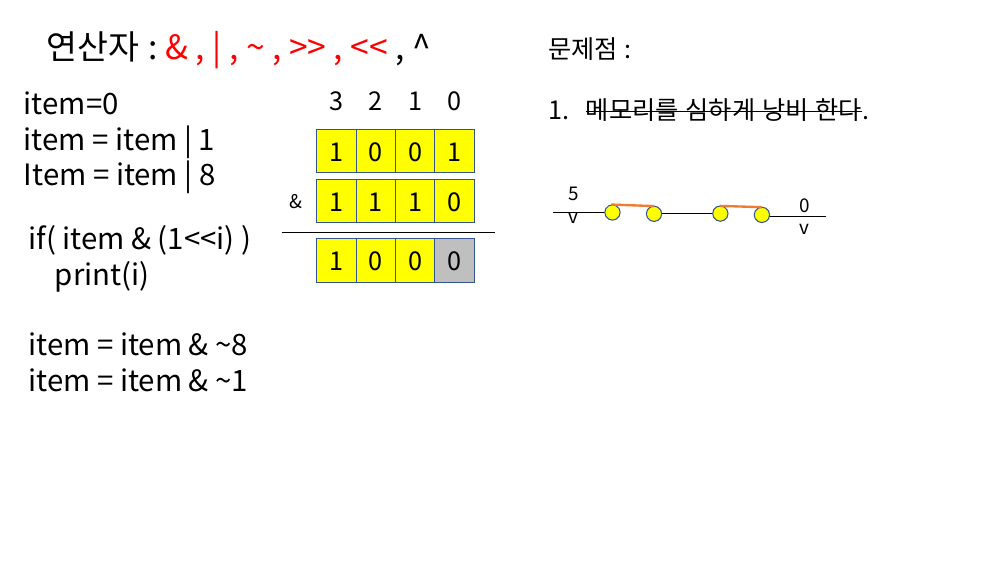
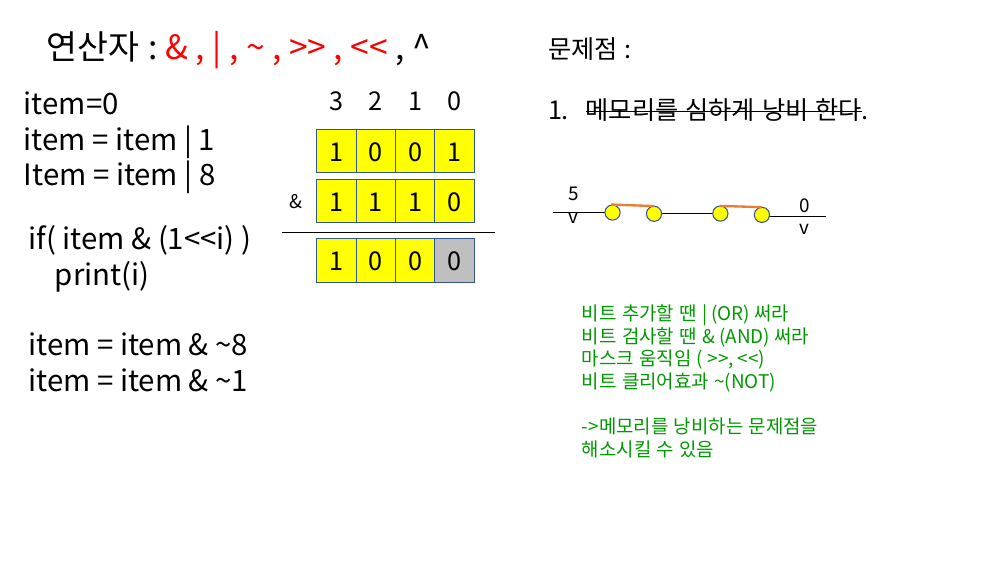
Before and after one commit to kjungmo/2020SBA_pythonAlgorithm, a slide deck: slide 21 of 파이썬.pptx. Drawn at 1008x567 pixels with LibreOffice and Linux fonts; fonts in the diff are those of the drawing. Boxes give left, top, right and bottom in pixels: in the first picture for what was removed or moved away, otherwise in the second. Text is boxed around its words. In the diff, an @@ line names an element or a change of style, - is before the commit and + after.

```diff
--- a/파이썬.pptx
+++ b/파이썬.pptx
@@ text added at (582, 304, 819, 458), 18 pt, text #009900 @@
+비트 추가할 땐 | (OR) 써라
+비트 검사할 땐 & (AND) 써라
+마스크 움직임 ( >>, <<)
+비트 클리어효과 ~(NOT)
+->메모리를 낭비하는 문제점을 해소시킬 수 있음
```
Also in this commit, not shown: 14 other slides changed.
